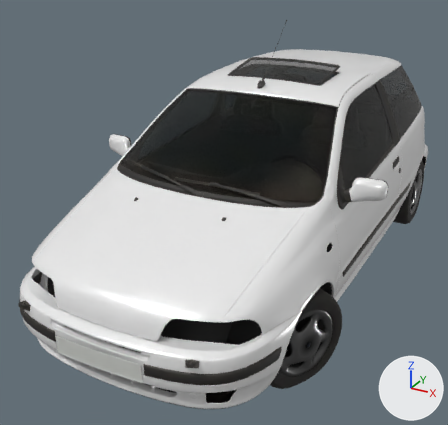
The glTF model game/public/assets/cars/punto-1995/lod0.glb as it was, and as the next commit left it.
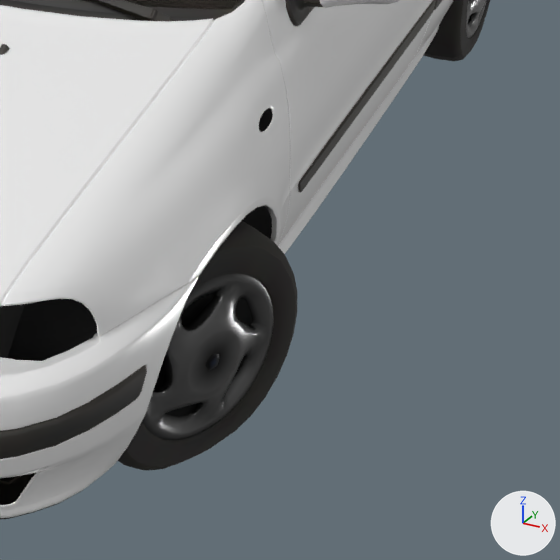
Old and new are each drawn whole from a 50 mm lens placed at (1.71, -3.72, 2.22), pointed at (-0.18, -0.28, 0.5) and again close up on the part from 50% to 100% of the width and 47% to 100% of the height. The axes (+X, +Y, +Z) are drawn at lower right. The lights are the same throughout. The last two pictures show the newer version. Vertices at exactly the same position are counted once.

The first close-up shows 'body', 'glass', 'wheel_FR', 'wheel_RR'.
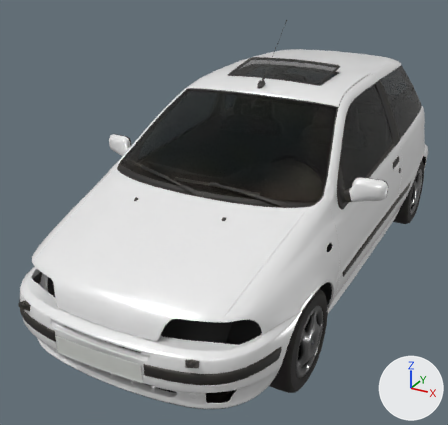
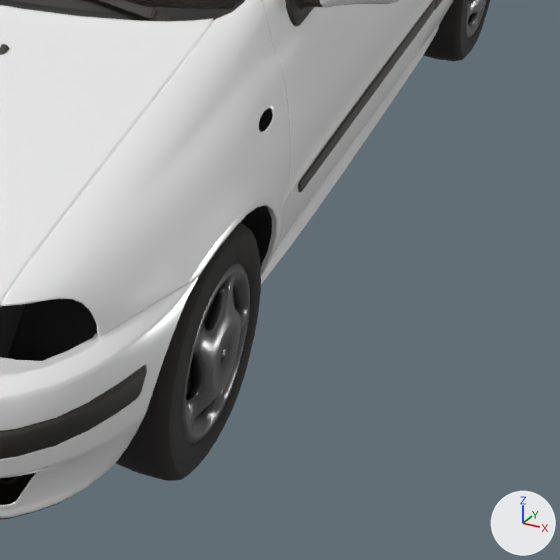
Changed parts and their boxes [x1, y1, x2, y2] in the close-ups (560 x 560 px):
'wheel_FR', reshaped: before [118, 221, 297, 471]; after [116, 222, 261, 481]
part 1 of me_wheel_fr, rebuilt: before [118, 221, 297, 471]; after [116, 222, 261, 481]
part 2 of me_wheel_fr, added: after [183, 264, 250, 444]
part 3 of me_wheel_fr, deleted: before [142, 273, 273, 440]

What the commit changed:
me_wheel_fr is used by ob_wheel_fr; location (0.701, -1.092, 0.28).
me_wheel_fr had 850 vertices, 1600 faces and spanned x -0.192..0.19, y -0.285..0.285, z -0.269..0.287.
me_wheel_fr now has 850 vertices, 1600 faces and spans x -0.095..0.107, y -0.289..0.289, z -0.279..0.278.
me_wheel_fr part 1: the loose piece of 374 vertices spanning x -0.192..0.19, y -0.285..0.285, z -0.269..0.287 is rebuilt with 376 vertices and now spans x -0.095..0.092, y -0.289..0.289, z -0.279..0.278.
me_wheel_fr part 2: a new loose piece of 474 vertices spanning x 0.068..0.107, y -0.196..0.196, z -0.207..0.186, in mat_fleet_alloy.
me_wheel_fr part 3: 476 vertices removed from x -0.008..0.16, y -0.214..0.141, z -0.198..0.194.
